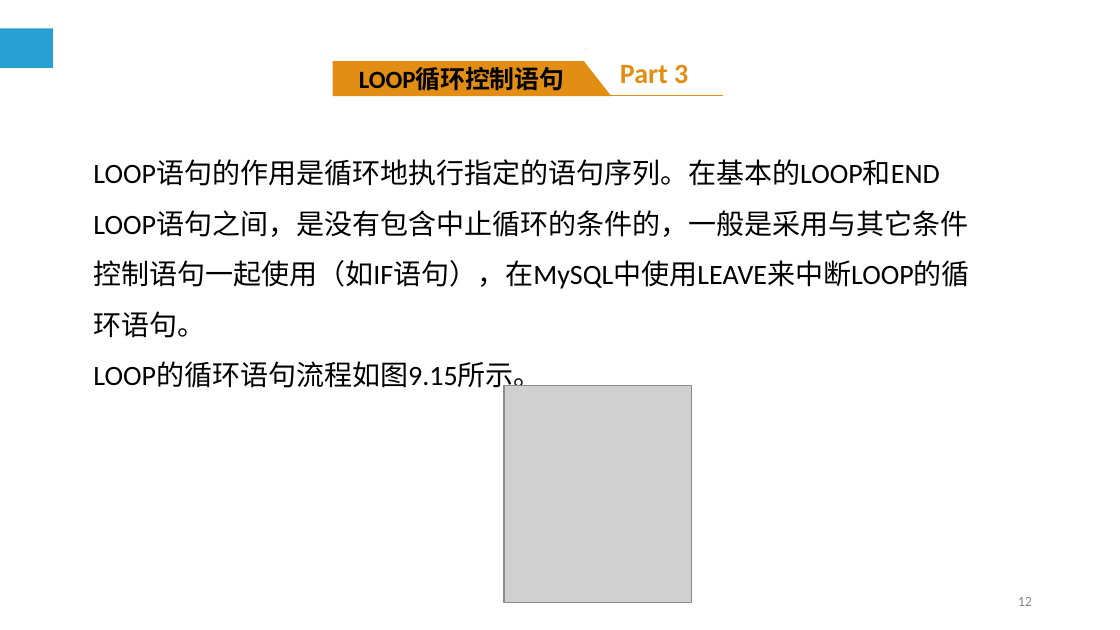
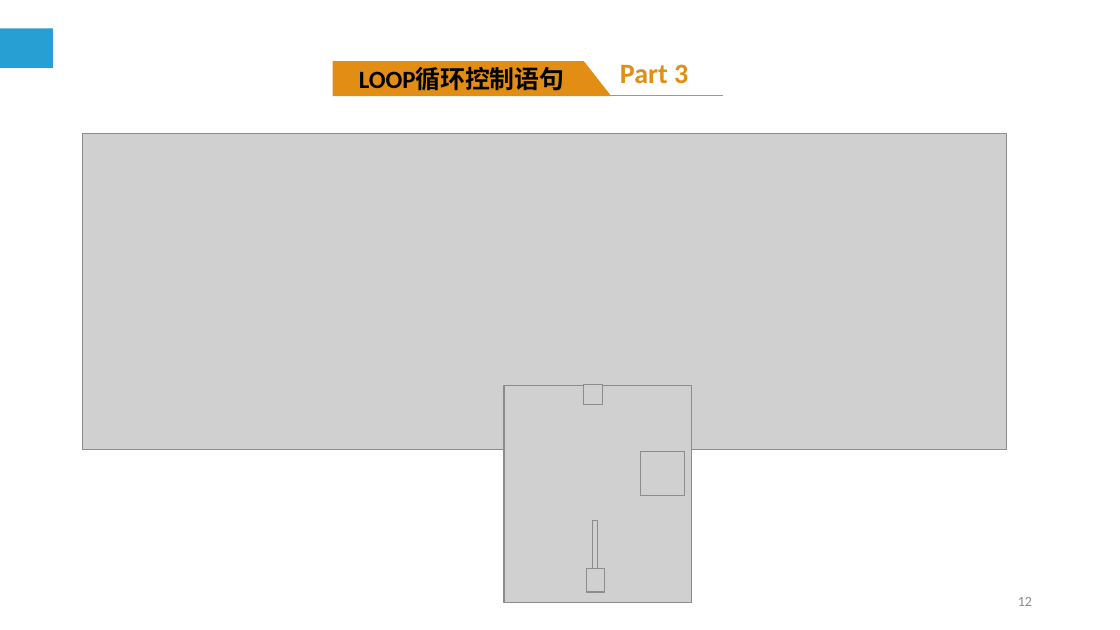
Before and after one commit to cqj726/mysql-s-PPT, a slide deck: slide 12 of PPT/第9章 MySQL编程基础（二）.ppt. Drawn at 1120x630 pixels with LibreOffice and Linux fonts; fonts in the diff are those of the drawing; grey boxes stand for pictures; background and template pictures are left out. Boxes give left, top, right and bottom in pixels: in the first picture for what was removed or moved away, otherwise in the second. Text is boxed around its words. In the diff, an @@ line names an element or a change of style, - is before the commit and + after.

```diff
--- a/PPT/第9章 MySQL编程基础（二）.ppt
+++ b/PPT/第9章 MySQL编程基础（二）.ppt
@@ picture added at (83, 133, 1007, 450) @@
@@ text removed at (93, 160, 969, 392) @@
-LOOP语句的作用是循环地执行指定的语句序列。在基本的LOOP和END LOOP语句之间，是没有包含中止循环的条件的，一般是采用与其它条件控制语句一起使用（如IF语句），在MySQL中使用LEAVE来中断LOOP的循环语句。
-LOOP的循环语句流程如图9.15所示。
@@ picture added at (584, 385, 603, 405) @@
@@ picture added at (641, 451, 684, 495) @@
@@ picture added at (592, 521, 598, 586) @@
@@ picture added at (587, 569, 605, 592) @@
```
Also in this commit, not shown: 4 other slides changed, 4 slides added, 4 slides removed, 3 other files.
